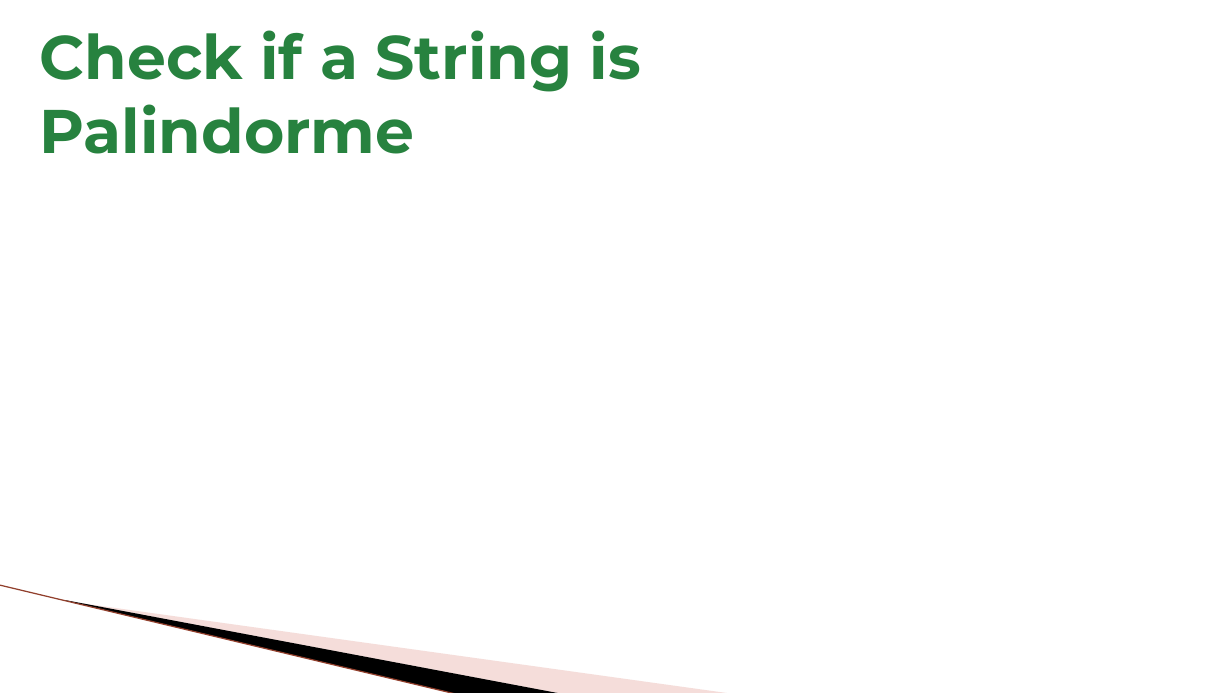
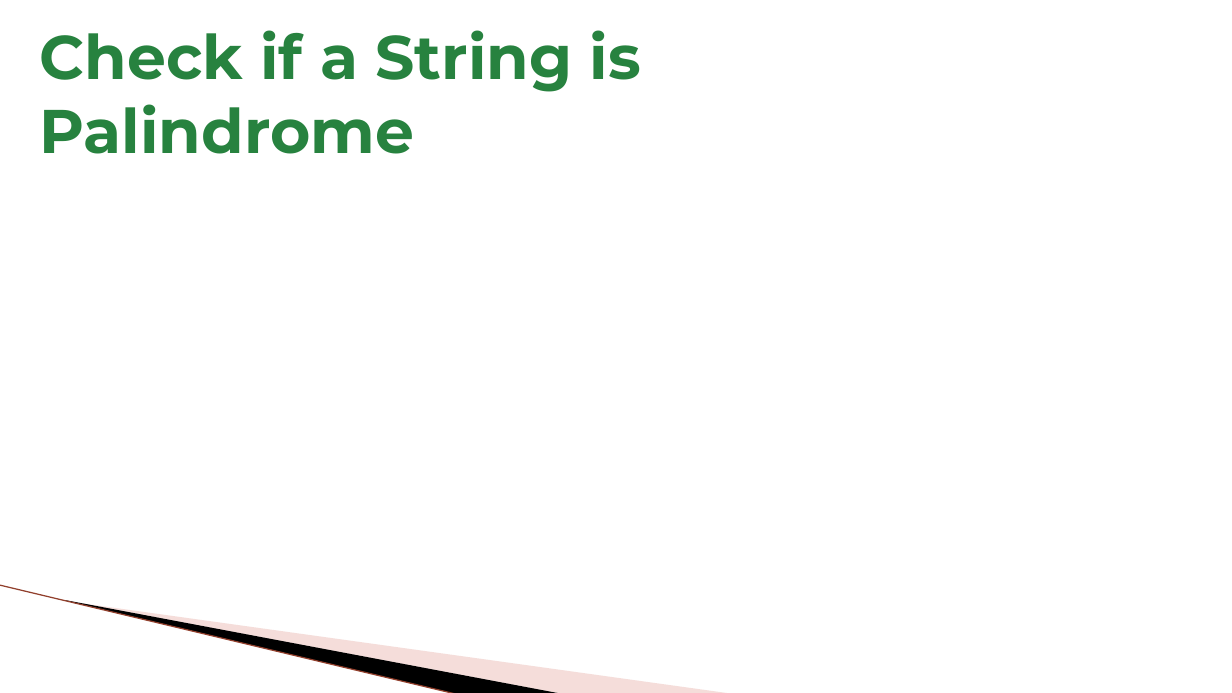
Before and after one commit to absolutesingh/DEF21-03, a slide deck: slide 10 of Day 9/Class - 9.pptx. Drawn at 1232x693 pixels with LibreOffice and Linux fonts; fonts in the diff are those of the drawing; background and template pictures are left out. Boxes give left, top, right and bottom in pixels: in the first picture for what was removed or moved away, otherwise in the second. Text is boxed around its words. In the diff, an @@ line names an element or a change of style, - is before the commit and + after.

Commit message:
String Questions

```diff
--- a/Day 9/Class - 9.pptx
+++ b/Day 9/Class - 9.pptx
@@ text at bbox=[39, 30, 641, 154]: text changed @@
-Check if a String is Palindorme
+Check if a String is Palindrome
```
Also in this commit, not shown: 1 other slide changed, 5 other files.
